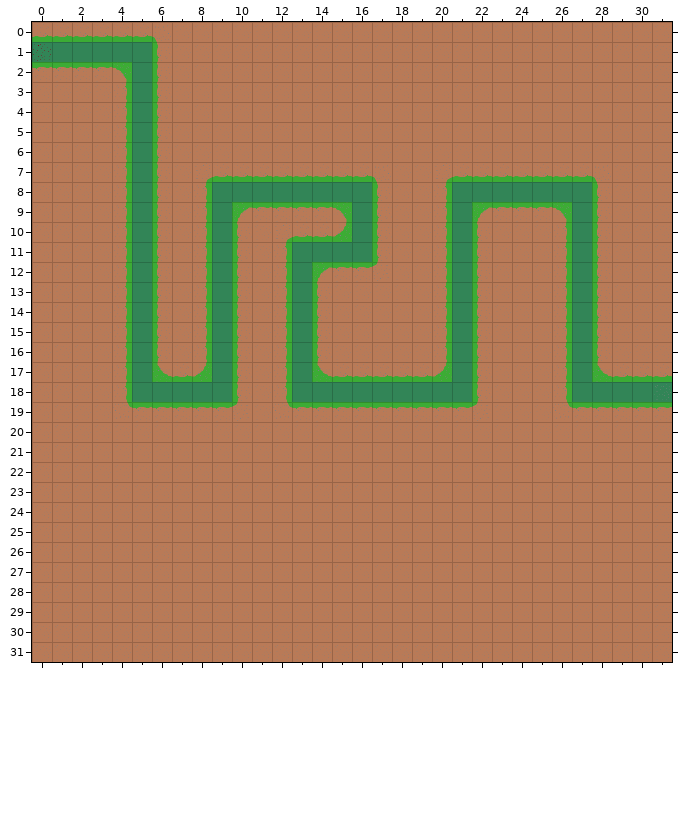
Level history. Tiled map: tower-defense/tower-defense-desktop/bin/data/world/level1/level.tmx. Above: the version before the commit.
Cells are 32x32 px. Shown: x 0..31, y 0..31.
The result:
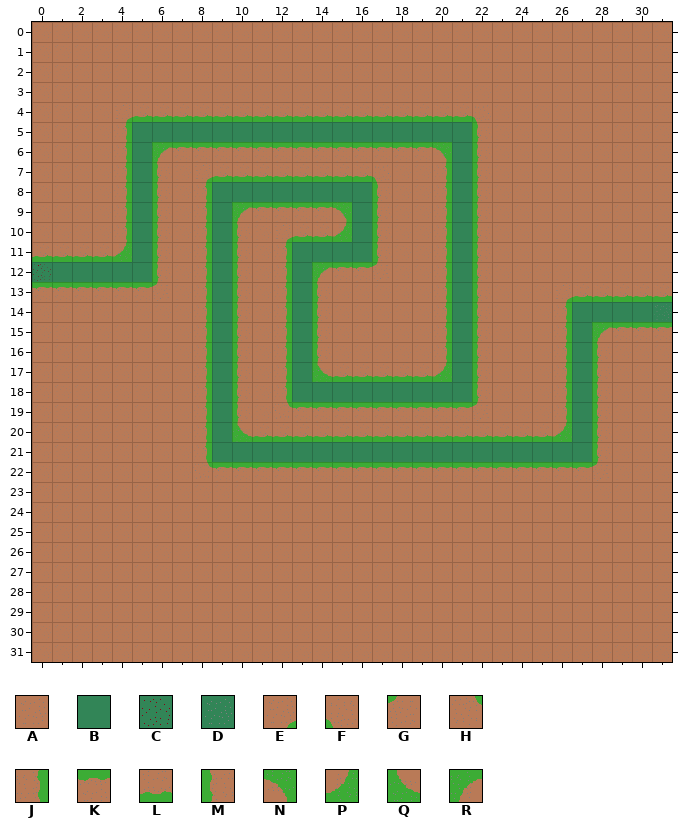
Key: from "tiles": A 0, B 4, C 5, D 6, E 7, F 8, G 9, H 10, J 12, K 13, L 14, M 15, N 16, P 17, Q 18, R 19.
_ is an empty cell, # one hidden under a higher layer, . an unchanged one.
Change:
--- layer "Ground"
@@ x 0..31 @@
- 0 LLLLLLF.........................
- 1 ......M.........................
- 2 KKKKN.M.........................
- 3 ....J.M.........................
- 4 ....J#MAAAAAAAAAAAAAAAA.........
- 5 ......M...............A.........
- 6 ......MAAAAAAAAAAAAAA.A.........
- 7 ....................ELLLLLLLF...
- 8 ......................#.....M...
- 9 ......................RKKKN.M...
-10 ..........................J.M...
-11 AAAAJ.....................J.M...
-12 ....J.....................J.M...
-13 AAAAJ#M...................J#MAAA
-14 ....J.M.....................M...
-15 ....J.M.....................MAAA
-16 ....J.M.........................
-17 ....J.QLP...................QLLL
-18 ....J...#...................#...
-19 ....HKKKKKG...............HKKKKK
-20 ........A.AAAAAAAAAAAAAAAAA.A...
-21 ........A...................A...
-22 ........AAAAAAAAAAAAAAAAAAAAA...
+ 0 AAAAAAA.........................
+ 1 ......A.........................
+ 2 AAAAA.A.........................
+ 3 ....A.A.........................
+ 4 ....ELLLLLLLLLLLLLLLLLF.........
+ 5 ......#...............M.........
+ 6 ......RKKKKKKKKKKKKKN.M.........
+ 7 ....................J#MAAAAAA...
+ 8 ......................M.....A...
+ 9 ......................MAAAA.A...
+10 ..........................A.A...
+11 LLLLP.....................A.A...
+12 ....#.....................A.A...
+13 KKKKKKG...................ELLLLL
+14 ....A.A.....................#...
+15 ....A.A.....................RKKK
+16 ....A.A.........................
+17 ....A.AAJ...................MAAA
+18 ....A...J...................M...
+19 ....AAAAJ#M...............J#MAAA
+20 ........J.QLLLLLLLLLLLLLLLP.M...
+21 ........J...................M...
+22 ........HKKKKKKKKKKKKKKKKKKKG...
--- layer "Path"
@@ x 0..31 @@
- 1 CBBBBB..........................
- 2 .....B..........................
- 3 .....B..........................
- 4 .....B..........................
- 5 ......________________..........
- 6 ....................._..........
- 7 ....................._..........
- 8 ......................BBBBBB....
- 9 ...........................B....
-10 ...........................B....
-11 ...........................B....
-12 _____......................B....
-13 .....B.....................B....
-14 .....B......................____
-15 .....B..........................
-16 .....B..........................
-17 .....B..........................
-18 .....BBBB...................BBBD
-19 ........._................._....
-20 ........._................._....
-21 .........___________________....
+ 1 ______..........................
+ 2 ....._..........................
+ 3 ....._..........................
+ 4 ....._..........................
+ 5 ......BBBBBBBBBBBBBBBB..........
+ 6 .....................B..........
+ 7 .....................B..........
+ 8 ......................______....
+ 9 ..........................._....
+10 ..........................._....
+11 ..........................._....
+12 CBBBB......................_....
+13 ....._....................._....
+14 ....._......................BBBD
+15 ....._..........................
+16 ....._..........................
+17 ....._..........................
+18 .....____...................____
+19 .........B.................B....
+20 .........B.................B....
+21 .........BBBBBBBBBBBBBBBBBBB....
Where, in picture pixels (left, top, right, bottom), the same in both pictures:
changed: (32, 22, 672, 482)
